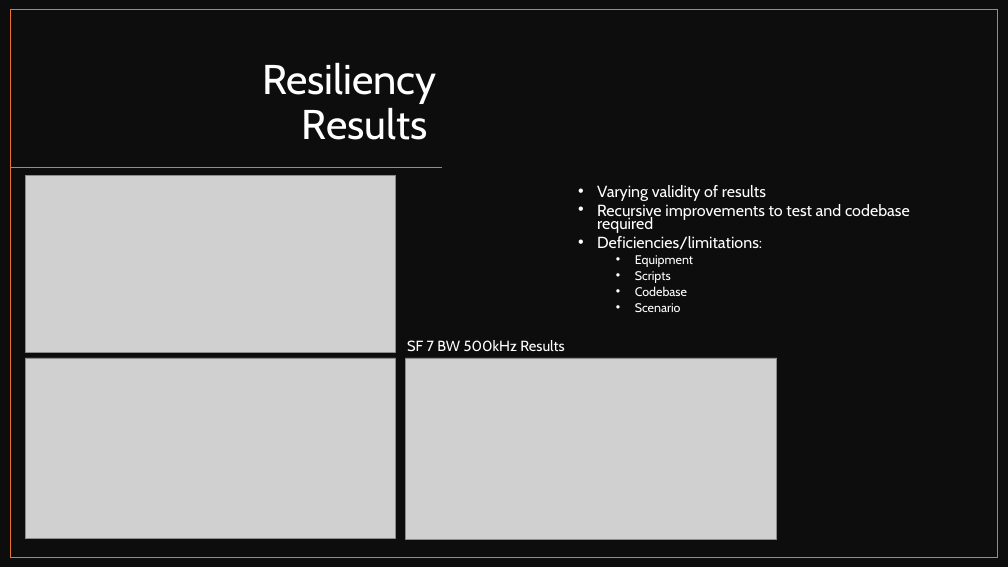
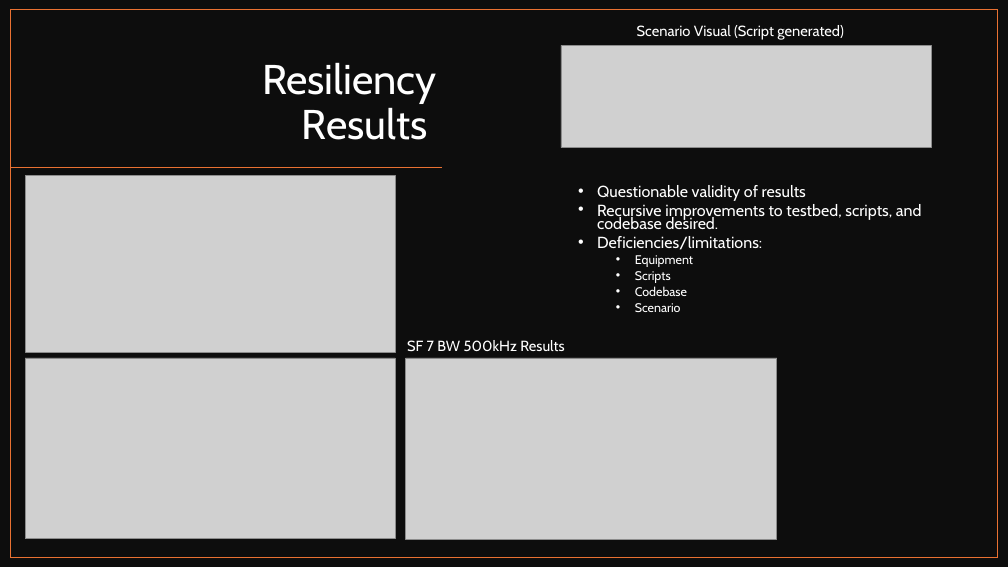
Before and after one commit to Brycycle/WES-CAPSTONE, a slide deck: slide 12 of Deliveries/Capstone Final Video_Bryce Rooney - Copy.pptx (slide 11 before the commit). Drawn at 1008x567 pixels with LibreOffice and Linux fonts; fonts in the diff are those of the drawing; grey boxes stand for pictures. Boxes give left, top, right and bottom in pixels: in the first picture for what was removed or moved away, otherwise in the second. Text is boxed around its words. In the diff, an @@ line names an element or a change of style, - is before the commit and + after.

```diff
--- a/Deliveries/Capstone Final Video_Bryce Rooney - Copy.pptx
+++ b/Deliveries/Capstone Final Video_Bryce Rooney - Copy.pptx
@@ text added at (x1=637, y1=25, x2=844, y2=40), 14 pt, text #FFFFFF @@
+  Scenario Visual (Script generated)
@@ picture added at (x1=561, y1=45, x2=932, y2=147) @@
@@ text at (x1=597, y1=185, x2=922, y2=229): text changed @@
-  • Varying validity of results
-  • Recursive improvements to test and codebase required
+  • Questionable validity of results
+  • Recursive improvements to testbed, scripts, and codebase desired.
```
Also in this commit, not shown: 7 other slides changed, 2 slides added, 1 slide removed, 30 other files.
